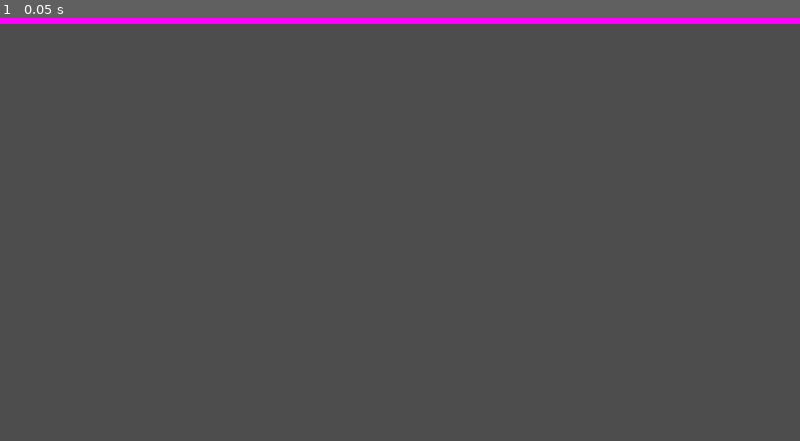
Above: before the commit, frame 1.
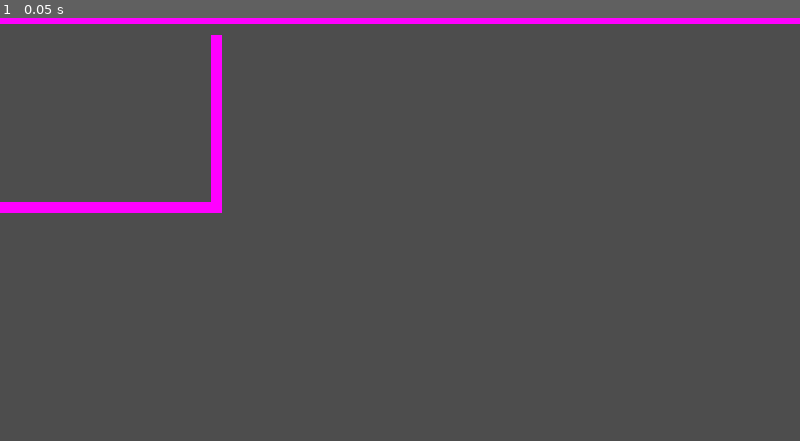
Above: after the commit, the same moment.

Repository: BoopEnthusiast/PB-and-Jam-2024
Game: Godot game, scene res://level/main.tscn
The game is run twice, just before and just after one commit, with the same random seed, the same clock (stepped at 60 frames per second) and the same inputs.
Inputs:
- Up to frame 1 (0.05 s): no input

The runs differ from the first frame. In frame 1, 1.3% of the frame differs, in the area x 0-28%, y 4-47%.

Commit message:
cubicle

Diff:
--- a/level/cubicle/cubicle.tscn
+++ b/level/cubicle/cubicle.tscn
@@ -1,12 +1,20 @@
-[gd_scene load_steps=2 format=3 uid="uid://bi043bm5mv5ha"]
+[gd_scene load_steps=3 format=3 uid="uid://bi043bm5mv5ha"]
 
 [ext_resource type="PackedScene" uid="uid://cxgq3fwh2xlx8" path="res://level/cubicle/cubicle_wall.tscn" id="1_enag8"]
+[ext_resource type="PackedScene" uid="uid://btrjht473oat0" path="res://level/cubicle/cubicle_door.tscn" id="2_3u8xl"]
 
 [node name="Cubicle" type="Node2D"]
 
 [node name="CubicleWall" parent="." instance=ExtResource("1_enag8")]
-position = Vector2(0, -304)
+position = Vector2(0, -312)
 
 [node name="CubicleWall2" parent="." instance=ExtResource("1_enag8")]
-position = Vector2(-304, 0)
+position = Vector2(-312, 0)
 rotation = 1.57079
+
+[node name="CubicleWall3" parent="." instance=ExtResource("1_enag8")]
+position = Vector2(0, 312)
+
+[node name="CubicleDoor" parent="." instance=ExtResource("2_3u8xl")]
+position = Vector2(312, 0)
+rotation = 1.57079
--- /dev/null
+++ b/level/cubicle/cubicle_door.tscn
@@ -0,0 +1,26 @@
+[gd_scene load_steps=3 format=3 uid="uid://btrjht473oat0"]
+
+[sub_resource type="RectangleShape2D" id="RectangleShape2D_7slth"]
+size = Vector2(256, 16)
+
+[sub_resource type="PlaceholderTexture2D" id="PlaceholderTexture2D_ve370"]
+
+[node name="CubicleDoor" type="StaticBody2D"]
+
+[node name="Collider" type="CollisionShape2D" parent="."]
+position = Vector2(-192, 0)
+shape = SubResource("RectangleShape2D_7slth")
+
+[node name="Sprite" type="Sprite2D" parent="."]
+position = Vector2(-192, -2.68221e-07)
+scale = Vector2(256, 16)
+texture = SubResource("PlaceholderTexture2D_ve370")
+
+[node name="Collider2" type="CollisionShape2D" parent="."]
+position = Vector2(192, 0)
+shape = SubResource("RectangleShape2D_7slth")
+
+[node name="Sprite2" type="Sprite2D" parent="."]
+position = Vector2(192, -2.68221e-07)
+scale = Vector2(256, 16)
+texture = SubResource("PlaceholderTexture2D_ve370")
--- a/level/cubicle/cubicle_wall.tscn
+++ b/level/cubicle/cubicle_wall.tscn
@@ -1,7 +1,7 @@
 [gd_scene load_steps=3 format=3 uid="uid://cxgq3fwh2xlx8"]
 
 [sub_resource type="RectangleShape2D" id="RectangleShape2D_4okvd"]
-size = Vector2(624, 16)
+size = Vector2(640, 16)
 
 [sub_resource type="PlaceholderTexture2D" id="PlaceholderTexture2D_cua6q"]
 
@@ -11,6 +11,6 @@
 shape = SubResource("RectangleShape2D_4okvd")
 
 [node name="Sprite" type="Sprite2D" parent="."]
-position = Vector2(0, -2.68221e-07)
-scale = Vector2(624, 16)
+position = Vector2(1.85967e-05, -2.68221e-07)
+scale = Vector2(640, 16)
 texture = SubResource("PlaceholderTexture2D_cua6q")
